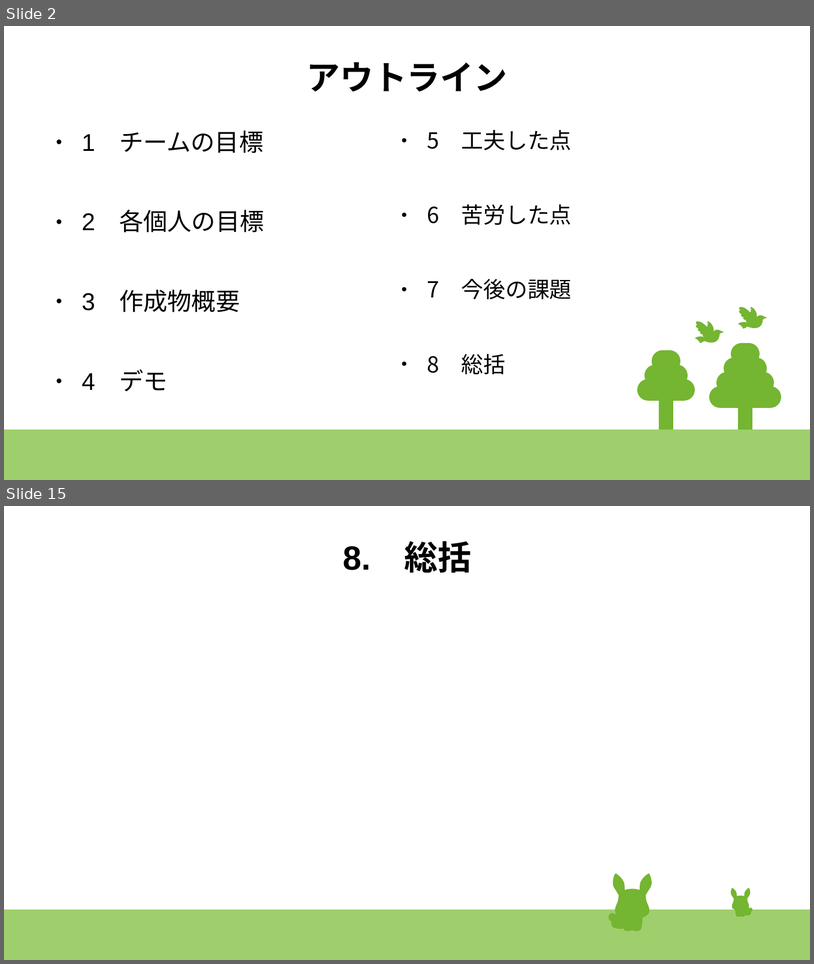
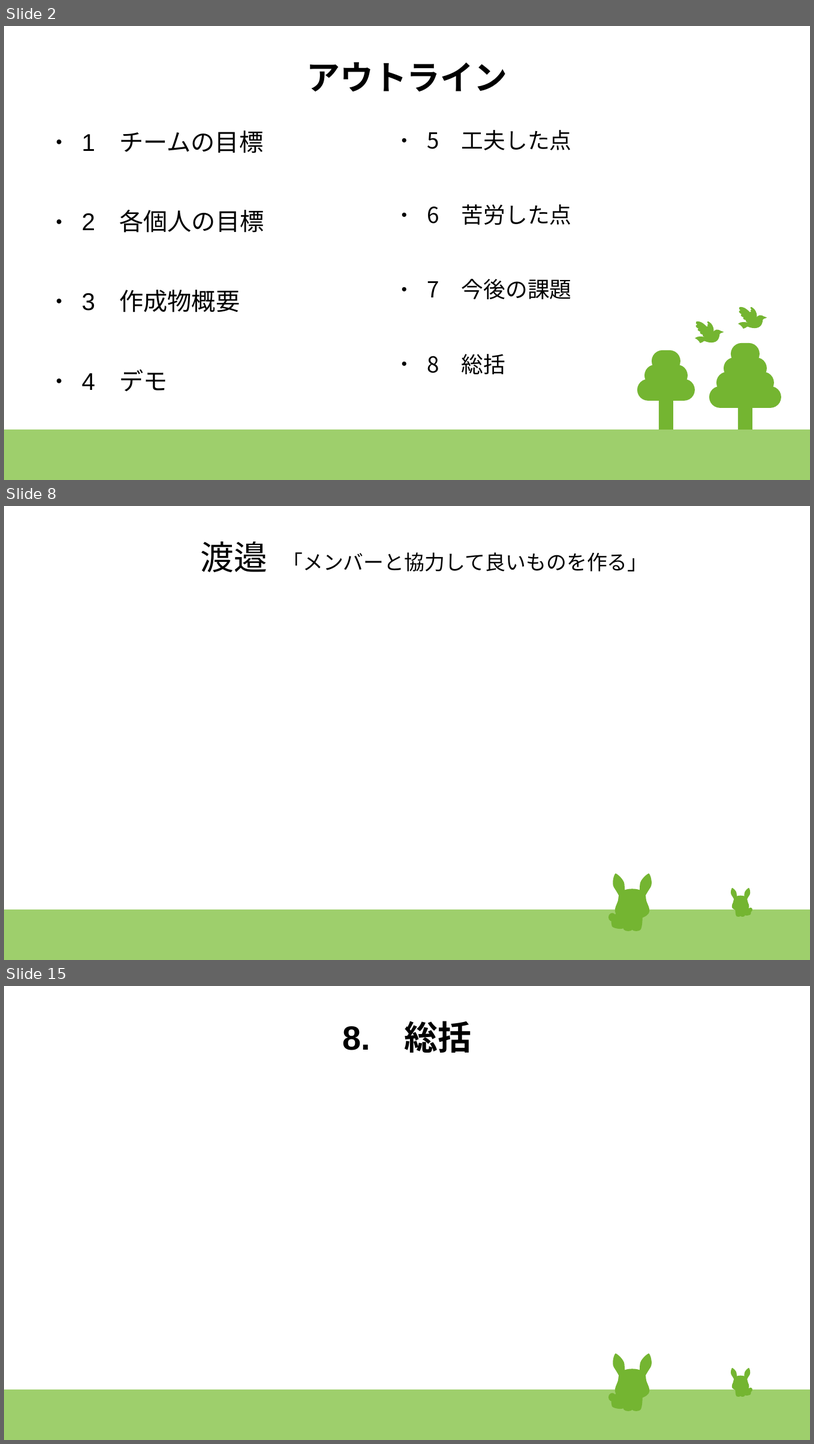
Before and after one commit to 17bd089s/shopping, a slide deck: document/発表スライド改.odp. Shown one above the other, each under a label of ours: slides 2 and 15 before the commit, slides 2, 8 and 15 after it; the slides between them are not shown. The pictures are 814x964 and 814x1444 pixels, drawn with LibreOffice and Linux fonts; fonts in the diff are those of the drawing. Boxes give left, top, right and bottom in pixels: in the first picture for what was removed or moved away, otherwise in the second. Text is boxed around its words. In the diff, an @@ line names an element or a change of style, - is before the commit and + after.

```diff
--- a/document/発表スライド改.odp
+++ b/document/発表スライド改.odp
@@ slide 8 added at (x1=4, y1=506, x2=810, y2=960), background #FFFFFF; not listed: 47 template elements that a slide beside it also shows @@
@@ title added at (x1=200, y1=541, x2=648, y2=573), 20 pt, text #000000 @@
+渡邉 「メンバーと協力して良いものを作る」
```
Also in this commit, not shown: 11 slides changed, 1 other slide added, 2 slides removed.
